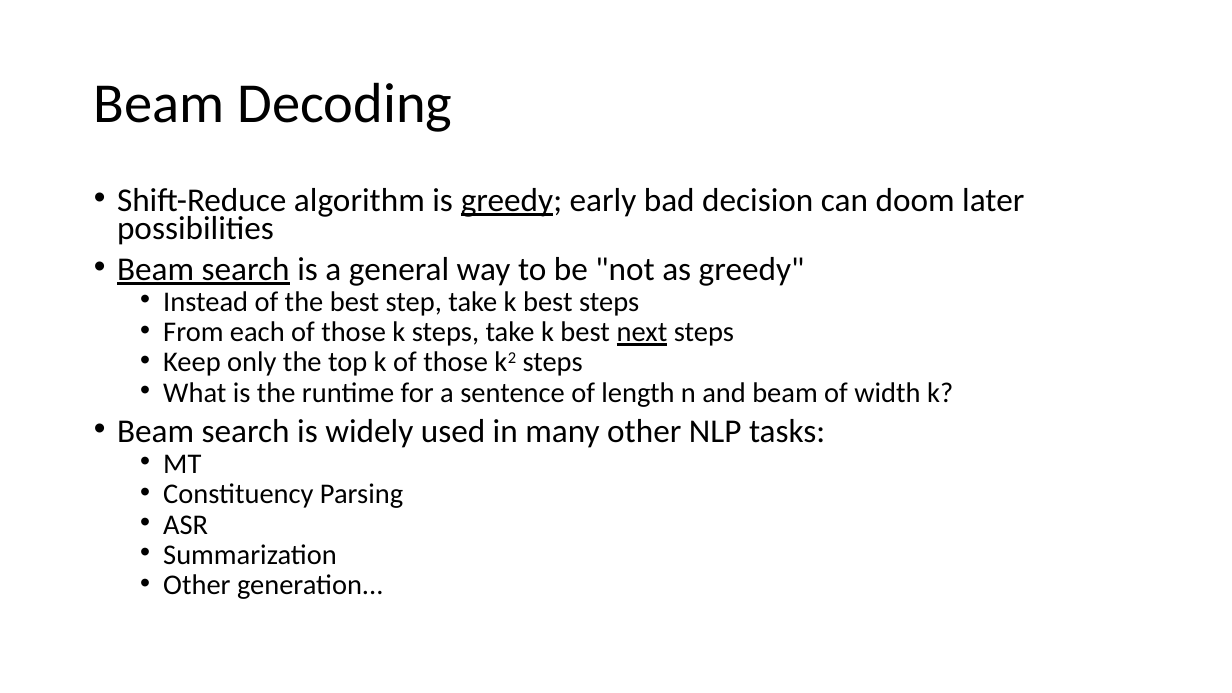
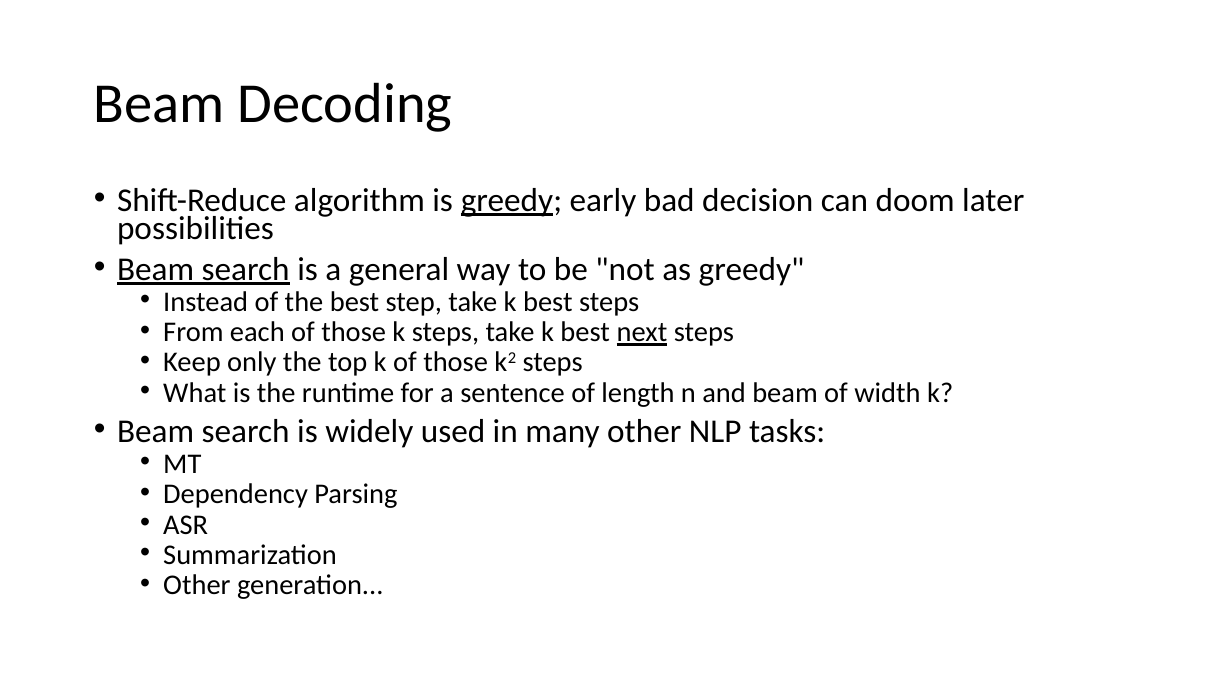
Before and after one commit to isi-nlp/csci_544_fa_18_slides, a slide deck: slide 52 of dep_parsing_0919.pptx. Drawn at 1232x693 pixels with LibreOffice and Linux fonts; fonts in the diff are those of the drawing. Boxes give left, top, right and bottom in pixels: in the first picture for what was removed or moved away, otherwise in the second. Text is boxed around its words. In the diff, an @@ line names an element or a change of style, - is before the commit and + after.

Commit message:
update dependency parsing slides.

```diff
--- a/dep_parsing_0919.pptx
+++ b/dep_parsing_0919.pptx
@@ text at (163,483,397,508): text changed @@
-  • Constituency Parsing
+  • Dependency Parsing
```
Also in this commit, not shown: 25 other slides changed.
